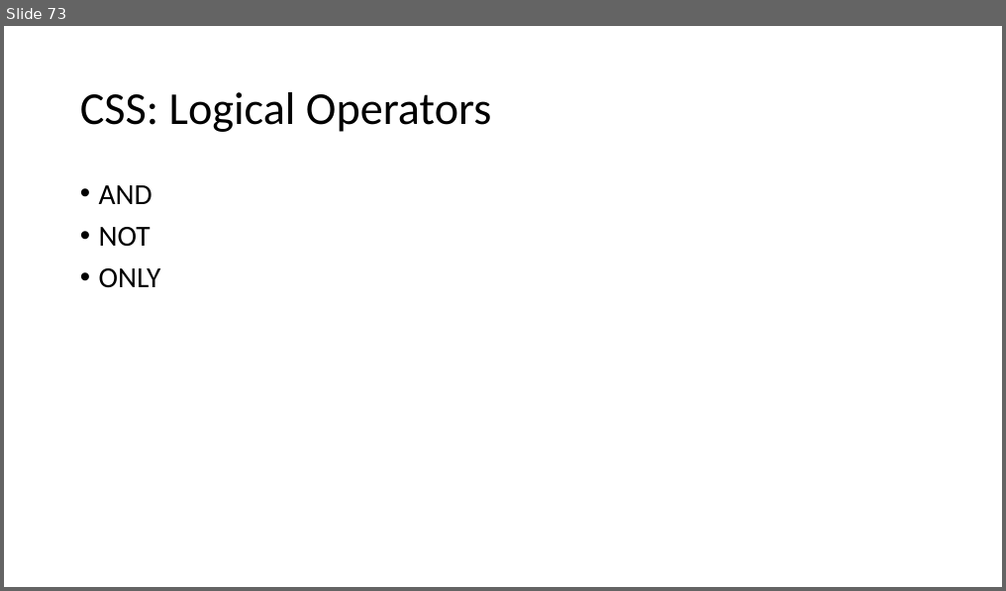
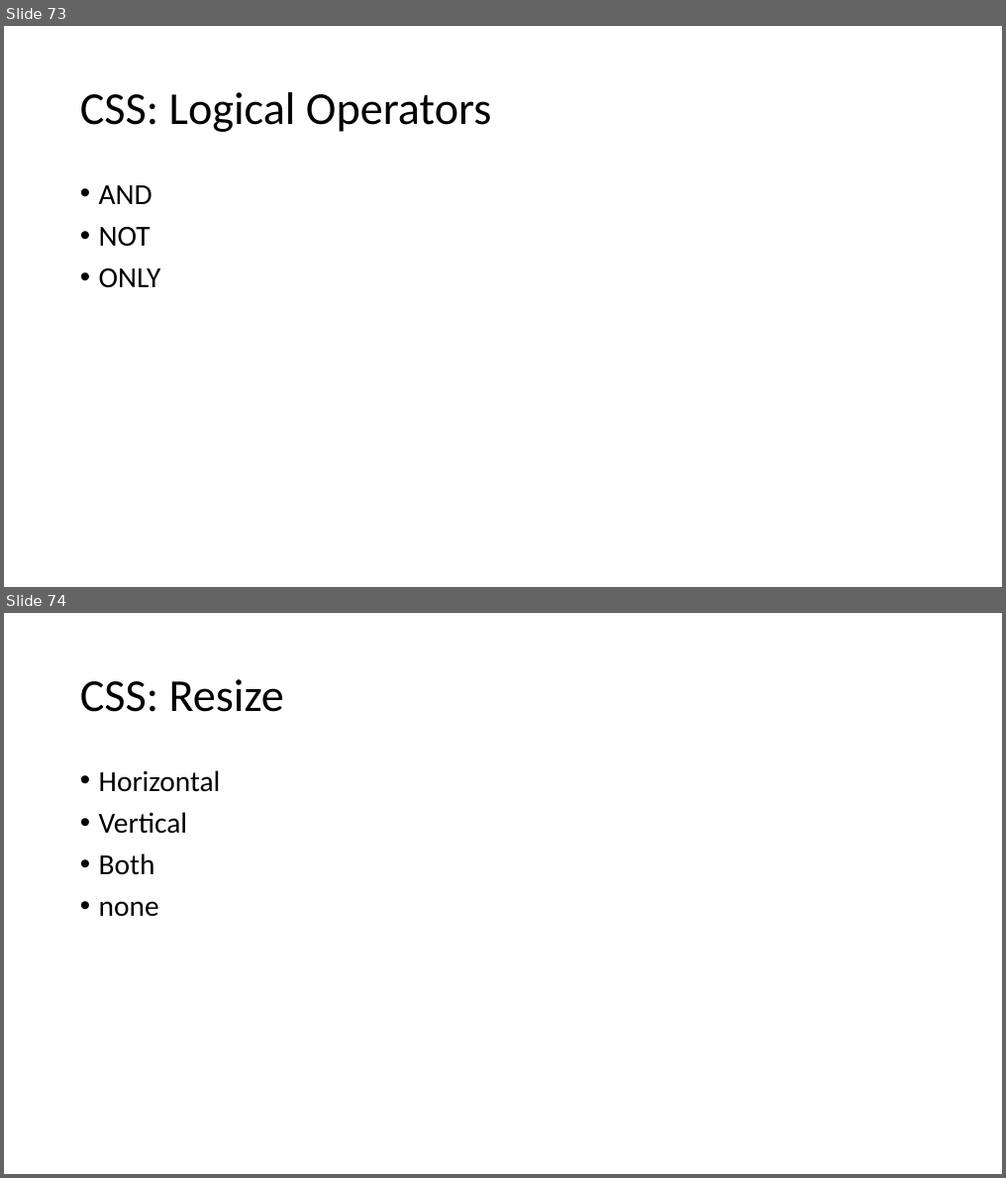
Before and after one commit to PiyushChaturvedii/Batch04, a slide deck: CSS.pptx. Shown one above the other, each under a label of ours: slide 73 before the commit, slides 73 and 74 after it. The pictures are 1006x591 and 1006x1178 pixels, drawn with LibreOffice and Linux fonts; fonts in the diff are those of the drawing. Boxes give left, top, right and bottom in pixels: in the first picture for what was removed or moved away, otherwise in the second. Text is boxed around its words. In the diff, an @@ line names an element or a change of style, - is before the commit and + after.

```diff
--- a/CSS.pptx
+++ b/CSS.pptx
@@ slide 74 added at bbox=[4, 613, 1002, 1174], background #FFFFFF @@
@@ title added at bbox=[80, 679, 284, 712], 44 pt, text #000000 @@
+CSS: Resize
@@ text added at bbox=[99, 770, 221, 917], 28 pt, text #000000 @@
+• Horizontal
+• Vertical
+• Both
+• none
```
Also in this commit, not shown: 2 other slides added, 3 other files.
